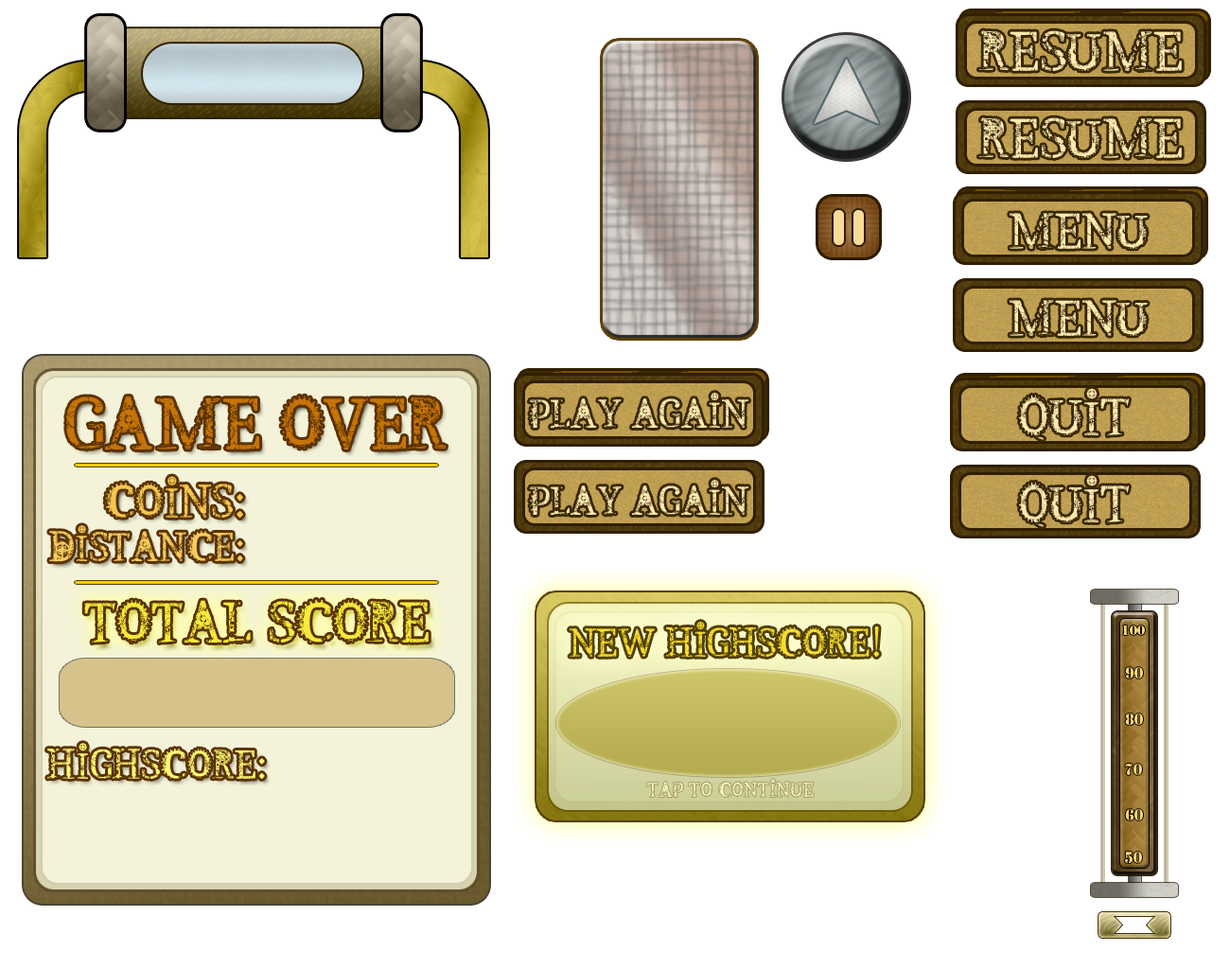
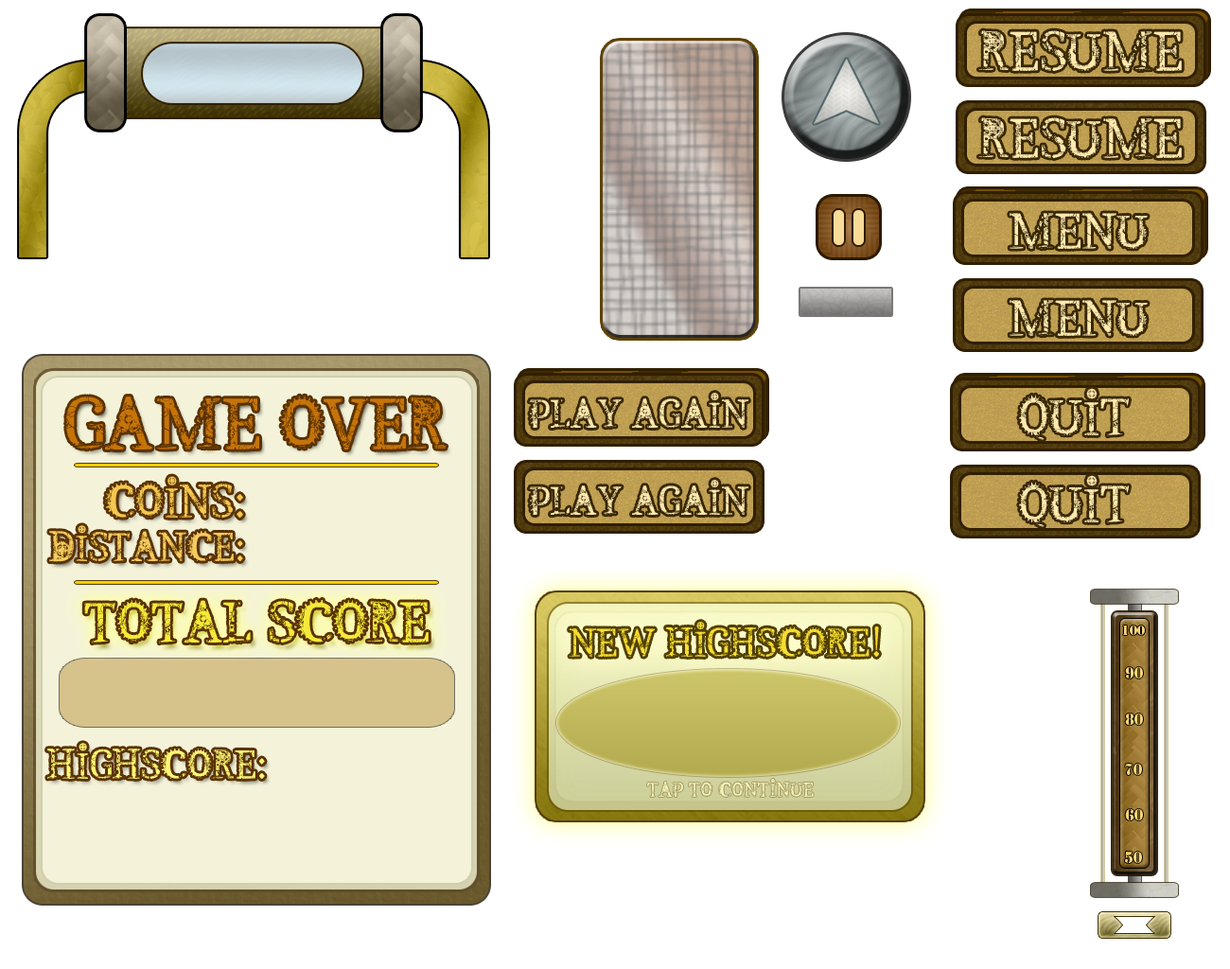
The second (1230, 969) image is a revision of the first. Changes to its layers:
added layer "Rectangle 1" in group "Cannon Slider" over [800, 288, 892, 316]
